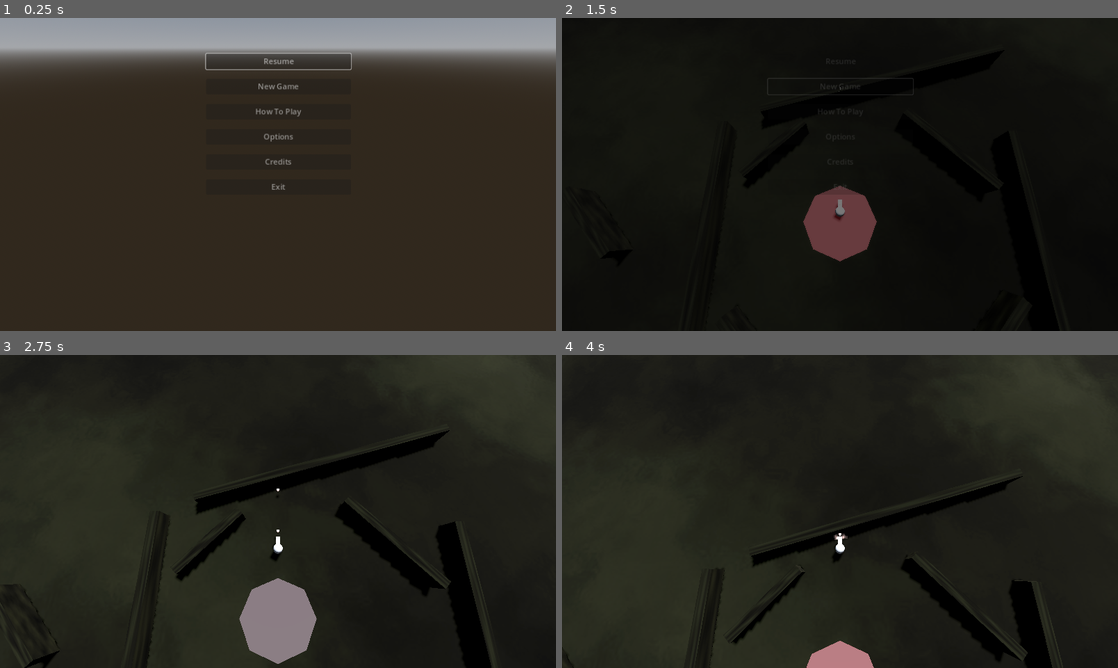
Above: before the commit, frames 1-4 (two rows, left to right).
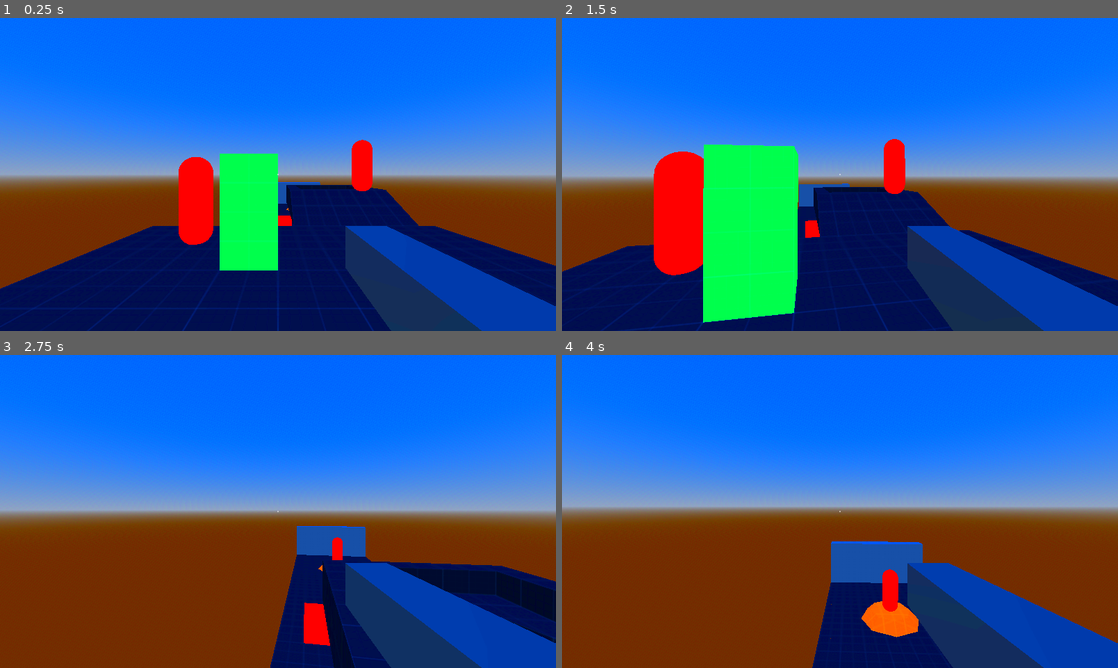
Above: after the commit, the same moments.

Repository: Wiggan/GodotTemplate
Game: Godot game, scene res://game/game.tscn
Same seed, same stepped clock (60 frames per second), same inputs: the game is played once before the commit and once after it. Before the commit the project starts from res://test/menu.tscn.
Inputs (mouse positions are in pixels of both pictures, inside the frame that each line leads up to):
- Up to frame 1 (0.25 s): no input
- Up to frame 2 (1.5 s): click (840, 86) at 0.5 s, where only the run before the commit has a clickable "New Game"; tap Enter at 1.25 s; move the mouse to (867, 174) at 1.27 s; press the mouse at (867, 174) at 1.28 s; hold W (forward) from 1.28 s (still down)
- Up to frame 3 (2.75 s): keep holding W (forward); tap Space (jump) at 1.52, 1.55, 1.82, 2.1, 2.27, 2.57 s; move the mouse to (250, 511) at 2.02 s; release the mouse at (250, 511) at 2.03 s; click (250, 511) at 2.3 s
- Up to frame 4 (4 s): keep holding W (forward); move the mouse to (851, 505) at 2.77 s; press the mouse at (851, 505) at 2.78 s; tap Space (jump) at 3.05, 3.77 s; move the mouse to (834, 517) at 3.52 s; release the mouse at (834, 517) at 3.53 s; click (834, 517) at 3.6 s

The runs differ from the first frame. In frame 1, 100% of the frame differs, in the area x 0-100%, y 0-100%; in frame 2, 100%; in frame 3, 100%; in frame 4, 100%.

Commit message:
fps template

Diff:
--- a/boilerplate/env.tscn
+++ b/boilerplate/env.tscn
@@ -14,6 +14,7 @@
 glow_enabled = true
 glow_blend_mode = 0
 adjustment_enabled = true
+adjustment_saturation = 8.0
 
 [node name="env" type="WorldEnvironment"]
 environment = SubResource("Environment_dbm4d")
--- a/boilerplate/menu/menu.gd
+++ b/boilerplate/menu/menu.gd
@@ -24,7 +24,7 @@
 
 
 func _on_start_pressed():
-	Transition.fade_and_call(Transition.load_level.bind("res://test/test_scene.tscn"))
+	Transition.fade_and_call(Transition.load_level.bind("res://game/game.tscn"))
 
 func _on_how_to_play_pressed():
 	options.visible = false
--- /dev/null
+++ b/boilerplate/pool/instance_pool.gd
@@ -0,0 +1,15 @@
+extends Node3D
+
+
+func add(instance):
+	add_child(instance)
+
+
+func empty(blocked = false):
+	print(get_child_count())
+	for instance in get_children():
+		if blocked:
+			instance.queue_free()
+		else:
+			SmartQueuefree.add(instance)
+	print(get_child_count())
--- /dev/null
+++ b/boilerplate/pool/instance_pool.tscn
@@ -0,0 +1,6 @@
+[gd_scene load_steps=2 format=3 uid="uid://c0elal4eib7yl"]
+
+[ext_resource type="Script" path="res://boilerplate/pool/instance_pool.gd" id="1_2m3uq"]
+
+[node name="InstancePool" type="Node3D"]
+script = ExtResource("1_2m3uq")
--- /dev/null
+++ b/boilerplate/pool/smart_queuefree.gd
@@ -0,0 +1,16 @@
+extends Node
+
+const BATCH_SIZE = 10
+
+var instancesToFree = []
+
+# Called when the node enters the scene tree for the first time.
+func add(instance):
+	instancesToFree.append(instance)
+
+func _process(_delta):
+	var instancesProcessed = 0
+	while instancesProcessed < BATCH_SIZE and instancesToFree.size() > 0:
+		var instance = instancesToFree.pop_back()
+		instance.queue_free()
+		instancesProcessed += 1
--- a/boilerplate/transition/transition.tscn
+++ b/boilerplate/transition/transition.tscn
@@ -134,6 +134,22 @@
 "show": SubResource("Animation_0rrxs")
 }
 
+[sub_resource type="Animation" id="Animation_pxjuv"]
+resource_name = "FadeIn"
+length = 0.6
+tracks/0/type = "value"
+tracks/0/imported = false
+tracks/0/enabled = true
+tracks/0/path = NodePath(".:color")
+tracks/0/interp = 1
+tracks/0/loop_wrap = true
+tracks/0/keys = {
+"times": PackedFloat32Array(0, 0.6),
+"transitions": PackedFloat32Array(1, 1),
+"update": 0,
+"values": [Color(0, 0, 0, 1), Color(0, 0, 0, 0)]
+}
+
 [sub_resource type="Animation" id="Animation_ejo2s"]
 resource_name = "FadeToBlackAndCall"
 length = 0.6
@@ -177,22 +193,6 @@
 "transitions": PackedFloat32Array(1),
 "update": 0,
 "values": [Color(0, 0, 0, 0)]
-}
-
-[sub_resource type="Animation" id="Animation_pxjuv"]
-resource_name = "FadeIn"
-length = 0.6
-tracks/0/type = "value"
-tracks/0/imported = false
-tracks/0/enabled = true
-tracks/0/path = NodePath(".:color")
-tracks/0/interp = 1
-tracks/0/loop_wrap = true
-tracks/0/keys = {
-"times": PackedFloat32Array(0, 0.6),
-"transitions": PackedFloat32Array(1, 1),
-"update": 0,
-"values": [Color(0, 0, 0, 1), Color(0, 0, 0, 0)]
 }
 
 [sub_resource type="AnimationLibrary" id="AnimationLibrary_celv4"]
--- /dev/null
+++ b/entities/enemies/enemy.gd
@@ -0,0 +1,17 @@
+extends CharacterBody3D
+
+@export var hp = 3
+@export var max_hp = 3
+
+# Get the gravity from the project settings to be synced with RigidBody nodes.
+var gravity = ProjectSettings.get_setting("physics/3d/default_gravity")
+
+func _physics_process(delta):
+	# Add the gravity.
+	if not is_on_floor():
+		velocity.y -= gravity * delta
+
+func take_damage(damage):
+	hp -= damage
+	if hp <= 0:
+		queue_free()
--- /dev/null
+++ b/entities/enemies/enemy.tscn
@@ -0,0 +1,16 @@
+[gd_scene load_steps=4 format=3 uid="uid://c64j332q4wi5"]
+
+[ext_resource type="PackedScene" uid="uid://docg602yrhnif" path="res://entities/enemies/model.tscn" id="1_o2on4"]
+[ext_resource type="Script" path="res://entities/enemies/enemy.gd" id="1_x46ku"]
+
+[sub_resource type="CapsuleShape3D" id="CapsuleShape3D_lu2bk"]
+radius = 0.4
+
+[node name="Enemy" type="CharacterBody3D" groups=["Enemy"]]
+collision_layer = 256
+script = ExtResource("1_x46ku")
+
+[node name="Model" parent="." instance=ExtResource("1_o2on4")]
+
+[node name="CollisionBox" type="CollisionShape3D" parent="."]
+shape = SubResource("CapsuleShape3D_lu2bk")
--- /dev/null
+++ b/entities/enemies/model.tscn
@@ -0,0 +1,14 @@
+[gd_scene load_steps=3 format=3 uid="uid://docg602yrhnif"]
+
+[sub_resource type="StandardMaterial3D" id="StandardMaterial3D_ereaq"]
+albedo_color = Color(1, 0, 0, 1)
+
+[sub_resource type="CapsuleMesh" id="CapsuleMesh_hql1i"]
+material = SubResource("StandardMaterial3D_ereaq")
+radius = 0.4
+height = 2.15
+
+[node name="Model" type="Node3D"]
+
+[node name="MeshInstance3D" type="MeshInstance3D" parent="."]
+mesh = SubResource("CapsuleMesh_hql1i")
--- /dev/null
+++ b/entities/environment/bloc/darkgrid.tres
@@ -0,0 +1,8 @@
+[gd_resource type="StandardMaterial3D" load_steps=2 format=3 uid="uid://dax20kb1ggef2"]
+
+[ext_resource type="Texture2D" uid="uid://rsqr1uvndlt0" path="res://entities/environment/bloc/PNG/darktexture.png" id="1_ngu0f"]
+
+[resource]
+albedo_texture = ExtResource("1_ngu0f")
+uv1_triplanar = true
+uv1_world_triplanar = true
--- /dev/null
+++ b/entities/environment/bloc/greengrid.tres
@@ -0,0 +1,8 @@
+[gd_resource type="StandardMaterial3D" load_steps=2 format=3 uid="uid://da8qytpwqqpox"]
+
+[ext_resource type="Texture2D" uid="uid://bondv7gnk0wbs" path="res://entities/environment/bloc/PNG/greentexture.png" id="1_bb734"]
+
+[resource]
+albedo_texture = ExtResource("1_bb734")
+uv1_triplanar = true
+uv1_world_triplanar = true
--- /dev/null
+++ b/entities/environment/bloc/orangegrid.tres
@@ -0,0 +1,8 @@
+[gd_resource type="StandardMaterial3D" load_steps=2 format=3 uid="uid://ck604ixkx27my"]
+
+[ext_resource type="Texture2D" uid="uid://cg8g7aedrvk71" path="res://entities/environment/bloc/PNG/orangetexture.png" id="1_7b14b"]
+
+[resource]
+albedo_texture = ExtResource("1_7b14b")
+uv1_triplanar = true
+uv1_world_triplanar = true
--- /dev/null
+++ b/entities/environment/bloc/purplegrid.tres
@@ -0,0 +1,8 @@
+[gd_resource type="StandardMaterial3D" load_steps=2 format=3 uid="uid://c3gmeye8fx5v4"]
+
+[ext_resource type="Texture2D" uid="uid://bc8snhxw6clxx" path="res://entities/environment/bloc/PNG/purpletexture.png" id="1_lxm2y"]
+
+[resource]
+albedo_texture = ExtResource("1_lxm2y")
+uv1_triplanar = true
+uv1_world_triplanar = true
--- /dev/null
+++ b/entities/environment/bloc/redgrid.tres
@@ -0,0 +1,8 @@
+[gd_resource type="StandardMaterial3D" load_steps=2 format=3 uid="uid://w7f8t7tyyjac"]
+
+[ext_resource type="Texture2D" uid="uid://cq6lcdjcao7wv" path="res://entities/environment/bloc/PNG/redtexture.png" id="1_mvxji"]
+
+[resource]
+albedo_texture = ExtResource("1_mvxji")
+uv1_triplanar = true
+uv1_world_triplanar = true
--- /dev/null
+++ b/entities/environment/bloc/whitegrid.tres
@@ -0,0 +1,8 @@
+[gd_resource type="StandardMaterial3D" load_steps=2 format=3 uid="uid://x7p65y0r3y5c"]
+
+[ext_resource type="Texture2D" uid="uid://dv33n1uhfbul0" path="res://entities/environment/bloc/PNG/whitetexture.png" id="1_bnhji"]
+
+[resource]
+albedo_texture = ExtResource("1_bnhji")
+uv1_triplanar = true
+uv1_world_triplanar = true
--- /dev/null
+++ b/entities/player/Model.tscn
@@ -0,0 +1,8 @@
+[gd_scene load_steps=2 format=3 uid="uid://buamu3t78ny1i"]
+
+[sub_resource type="CapsuleMesh" id="CapsuleMesh_4o242"]
+
+[node name="Model" type="Node3D"]
+
+[node name="MeshInstance3D" type="MeshInstance3D" parent="."]
+mesh = SubResource("CapsuleMesh_4o242")
--- /dev/null
+++ b/entities/player/Player.gd
@@ -0,0 +1,56 @@
+extends CharacterBody3D
+
+const HALF_PI = PI/2
+
+@export_category("Camera")
+@export_range(1, 10, 0.1) var mouse_sensitivity: float = 5
+@export_range(0, 90, 0.1) var max_vertical_rotation: float = 70
+
+@export_category("Movement")
+@export var speed: float = 5.0
+@export var jump_velocity: float = 4.5
+
+@onready var gun = $Head/Gun
+@onready var camera = $Head/Camera
+@onready var hitscan_container = $Head/Camera/HitscanContainer
+
+# Get the gravity from the project settings to be synced with RigidBody nodes.
+var gravity = ProjectSettings.get_setting("physics/3d/default_gravity")
+
+func _ready():
+	gun.use(hitscan_container)
+
+
+func _input(event):
+	if event is InputEventMouseMotion:
+		move_camera(event)
+
+func move_camera(event: InputEventMouseMotion):
+	rotate_y(-event.relative.x * mouse_sensitivity * 0.0005)
+	$Head.rotate_x(-event.relative.y * mouse_sensitivity * 0.0005)
+	var angle = deg_to_rad(max_vertical_rotation)
+	$Head.rotation.x = clamp($Head.rotation.x, -angle, angle)
+
+
+func _physics_process(delta):
+
+	# Add the gravity.
+	if not is_on_floor():
+		velocity.y -= gravity * delta
+
+	# Handle Jump.
+	if Input.is_action_just_pressed("jump") and is_on_floor():
+		velocity.y = jump_velocity
+
+	# Get the input direction and handle the movement/deceleration.
+	# As good practice, you should replace UI actions with custom gameplay actions.
+	var input_dir = Input.get_vector("left", "right", "forward", "backward")
+	var direction = (transform.basis * Vector3(input_dir.x, 0, input_dir.y)).normalized()
+	if direction:
+		velocity.x = direction.x * speed
+		velocity.z = direction.z * speed
+	else:
+		velocity.x = move_toward(velocity.x, 0, speed)
+		velocity.z = move_toward(velocity.z, 0, speed)
+
+	move_and_slide()
--- /dev/null
+++ b/entities/player/Player.tscn
@@ -0,0 +1,47 @@
+[gd_scene load_steps=6 format=3 uid="uid://dbsc3ev5311sd"]
+
+[ext_resource type="Script" path="res://entities/player/Player.gd" id="1_vm81p"]
+[ext_resource type="PackedScene" uid="uid://buamu3t78ny1i" path="res://entities/player/Model.tscn" id="2_hv4r7"]
+[ext_resource type="Texture2D" uid="uid://bio2oju861sck" path="res://entities/player/crosshair.png" id="3_irxlt"]
+[ext_resource type="PackedScene" uid="uid://cb1btftfp004f" path="res://entities/weapons/gun.tscn" id="4_ymvi3"]
+
+[sub_resource type="CapsuleShape3D" id="CapsuleShape3D_5royd"]
+
+[node name="Player" type="CharacterBody3D"]
+collision_layer = 2
+floor_max_angle = 1.0472
+script = ExtResource("1_vm81p")
+
+[node name="CollisionBox" type="CollisionShape3D" parent="."]
+shape = SubResource("CapsuleShape3D_5royd")
+
+[node name="Model" parent="." instance=ExtResource("2_hv4r7")]
+
+[node name="Head" type="Node3D" parent="."]
+transform = Transform3D(1, 0, 0, 0, 1, 0, 0, 0, 1, 0, 0.643344, 0)
+
+[node name="Camera" type="Camera3D" parent="Head"]
+current = true
+
+[node name="Control" type="TextureRect" parent="Head/Camera"]
+modulate = Color(1, 1, 1, 0.494118)
+anchors_preset = 8
+anchor_left = 0.5
+anchor_top = 0.5
+anchor_right = 0.5
+anchor_bottom = 0.5
+offset_left = -2.0
+offset_top = -2.0
+offset_right = 2.0
+offset_bottom = 2.0
+grow_horizontal = 2
+grow_vertical = 2
+size_flags_vertical = 4
+texture = ExtResource("3_irxlt")
+expand_mode = 1
+
+[node name="HitscanContainer" type="Node3D" parent="Head/Camera"]
+visible = false
+
+[node name="Gun" parent="Head" instance=ExtResource("4_ymvi3")]
+transform = Transform3D(1, 0, 0, 0, 1, 0, 0, 0, 1, 0.425016, -0.348989, -0.281691)
--- /dev/null
+++ b/entities/weapons/bullet_decal.gd
@@ -0,0 +1,6 @@
+extends Node3D
+
+
+func _on_timer_timeout():
+	print('queue')
+	SmartQueuefree.add(self)
--- /dev/null
+++ b/entities/weapons/bullet_decal.tscn
@@ -0,0 +1,28 @@
+[gd_scene load_steps=5 format=3 uid="uid://l5nhyptp4qqj"]
+
+[ext_resource type="Script" path="res://entities/weapons/bullet_decal.gd" id="1_ihvit"]
+[ext_resource type="Texture2D" uid="uid://08jtp2kls0tg" path="res://entities/weapons/bullethole.png" id="1_n7wdq"]
+
+[sub_resource type="StandardMaterial3D" id="StandardMaterial3D_07vuw"]
+transparency = 1
+albedo_color = Color(0.254902, 0.254902, 0.254902, 1)
+albedo_texture = ExtResource("1_n7wdq")
+
+[sub_resource type="QuadMesh" id="QuadMesh_fj7s5"]
+material = SubResource("StandardMaterial3D_07vuw")
+size = Vector2(0.1, 0.1)
+
+[node name="BulletDecal" type="Node3D"]
+script = ExtResource("1_ihvit")
+
+[node name="MeshInstance" type="MeshInstance3D" parent="."]
+transform = Transform3D(-1, 0, -8.74228e-08, 0, 1, 0, 8.74228e-08, 0, -1, 0, 0, -0.02)
+cast_shadow = 0
+mesh = SubResource("QuadMesh_fj7s5")
+
+[node name="Timer" type="Timer" parent="."]
+wait_time = 3.0
+one_shot = true
+autostart = true
+
+[connection signal="timeout" from="Timer" to="." method="_on_timer_timeout"]
--- /dev/null
+++ b/entities/weapons/gun.gd
@@ -0,0 +1,39 @@
+extends Node3D
+
+@export var spread = 4
+
+@onready var hitscan: RayCast3D = $Hitscan
+@onready var bullet_decal = preload("res://entities/weapons/bullet_decal.tscn")
+
+# Called when the node enters the scene tree for the first time.
+func _ready():
+	randomize()
+
+# when this function is called, align the hitscan to the camera
+func use(hitscan_container: Node3D):
+	hitscan.reparent(hitscan_container, false)
+
+# Called every frame. 'delta' is the elapsed time since the previous frame.
+func _process(_delta):
+	if Input.is_action_just_pressed("shoot"):
+		process_shoot()
+
+
+func process_shoot():
+	hitscan.target_position.x = randf_range(spread, -spread)
+	hitscan.target_position.y = randf_range(spread, -spread)
+	if not hitscan.is_colliding():
+		return
+	var collider = hitscan.get_collider()
+	impact_hole()
+	if collider.is_in_group("Enemy"):
+		collider.take_damage(1)
+
+func impact_hole():
+	var bd = bullet_decal.instantiate()
+	hitscan.get_collider().add_child(bd)
+	bd.global_transform.origin = hitscan.get_collision_point()
+	if abs(hitscan.get_collision_normal()) == Vector3.UP:
+		bd.rotate_x(PI/2 * hitscan.get_collision_normal().y)
+	else:
+		bd.look_at(hitscan.get_collision_point() + hitscan.get_collision_normal(), Vector3.UP)
--- /dev/null
+++ b/entities/weapons/gun.tscn
@@ -0,0 +1,13 @@
+[gd_scene load_steps=3 format=3 uid="uid://cb1btftfp004f"]
+
+[ext_resource type="Script" path="res://entities/weapons/gun.gd" id="1_87tef"]
+[ext_resource type="PackedScene" uid="uid://cysb8s8xt0fpe" path="res://entities/weapons/model.tscn" id="1_pwaoi"]
+
+[node name="Gun" type="Node3D"]
+script = ExtResource("1_87tef")
+
+[node name="Model" parent="." instance=ExtResource("1_pwaoi")]
+
+[node name="Hitscan" type="RayCast3D" parent="."]
+target_position = Vector3(0, 0, -100)
+collision_mask = 257
--- /dev/null
+++ b/entities/weapons/model.tscn
@@ -0,0 +1,7 @@
+[gd_scene format=3 uid="uid://cysb8s8xt0fpe"]
+
+[node name="Model" type="Node3D"]
+
+[node name="CSGBox3D" type="CSGBox3D" parent="."]
+transform = Transform3D(-8.74228e-09, 0, -0.2, 0, 0.2, 0, 0.2, 0, -8.74228e-09, 0, 0, -0.299282)
+size = Vector3(4, 1, 1)
--- /dev/null
+++ b/game/game.gd
@@ -0,0 +1,12 @@
+extends Node3D
+
+
+# Called when the node enters the scene tree for the first time.
+func _ready():
+	GameManager.game_state = {
+		"Time": 0
+	}
+
+
+func _on_game_timer_timeout():
+	GameManager.game_state["Time"] += 1
--- /dev/null
+++ b/game/game.tscn
@@ -0,0 +1,113 @@
+[gd_scene load_steps=10 format=3 uid="uid://dkrqg3e16y72"]
+
+[ext_resource type="Script" path="res://game/game.gd" id="1_psysj"]
+[ext_resource type="Material" uid="uid://dax20kb1ggef2" path="res://entities/environment/bloc/darkgrid.tres" id="2_rkqm4"]
+[ext_resource type="Material" uid="uid://x7p65y0r3y5c" path="res://entities/environment/bloc/whitegrid.tres" id="3_grj26"]
+[ext_resource type="Material" uid="uid://c3gmeye8fx5v4" path="res://entities/environment/bloc/purplegrid.tres" id="4_upeqp"]
+[ext_resource type="Material" uid="uid://da8qytpwqqpox" path="res://entities/environment/bloc/greengrid.tres" id="5_polqk"]
+[ext_resource type="Material" uid="uid://ck604ixkx27my" path="res://entities/environment/bloc/orangegrid.tres" id="6_mby3y"]
+[ext_resource type="Material" uid="uid://w7f8t7tyyjac" path="res://entities/environment/bloc/redgrid.tres" id="7_m6rll"]
+[ext_resource type="PackedScene" uid="uid://dbsc3ev5311sd" path="res://entities/player/Player.tscn" id="8_cvkkt"]
+[ext_resource type="PackedScene" uid="uid://c64j332q4wi5" path="res://entities/enemies/enemy.tscn" id="9_g4muq"]
+
+[node name="Main" type="Node3D"]
+script = ExtResource("1_psysj")
+
+[node name="GameTimer" type="Timer" parent="."]
+
+[node name="TrainingGround" type="CSGCombiner3D" parent="."]
+transform = Transform3D(-2.18557e-07, 0, 1, 0, 1, 0, -1, 0, -2.18557e-07, 0, 0, 0)
+gi_mode = 2
+use_collision = true
+
+[node name="Floor" type="CSGBox3D" parent="TrainingGround"]
+transform = Transform3D(1, 0, 0, 0, 1, 0, 0, 0, 1, -1.5, 0, -2)
+use_collision = true
+collision_mask = 0
+size = Vector3(9, 1, 10)
+material = ExtResource("2_rkqm4")
+
+[node name="Wall" type="CSGBox3D" parent="TrainingGround"]
+transform = Transform3D(1, 0, 0, 0, 1, 0, 0, 0, 1, -3, 1.5, -6.5)
+size = Vector3(5, 2, 1)
+material = ExtResource("3_grj26")
+
+[node name="Box1" type="CSGBox3D" parent="TrainingGround"]
+transform = Transform3D(1, 0, 0, 0, 1, 0, 0, 0, 1, 1.5, 1, -3.5)
+size = Vector3(1, 1, 2)
+material = ExtResource("4_upeqp")
+
+[node name="Box2" type="CSGBox3D" parent="TrainingGround"]
+transform = Transform3D(1, 0, 0, 0, 1, 0, 0, 0, 1, -0.500001, 1.5, 0.5)
+size = Vector3(1, 2, 1)
+material = ExtResource("5_polqk")
+
+[node name="Box3" type="CSGBox3D" parent="TrainingGround"]
+transform = Transform3D(1, 0, 0, 0, 1, 0, 0, 0, 1, -3.5, 1, 7)
+size = Vector3(4, 1, 4)
+material = ExtResource("2_rkqm4")
+
+[node name="Box3" type="CSGBox3D" parent="TrainingGround/Box3"]
+transform = Transform3D(1, 0, 0, 0, 1, 0, 0, 0, 1, 9.53674e-07, 0.5, 0)
+operation = 2
+size = Vector3(3, 1, 3)
+material = ExtResource("2_rkqm4")
+
+[node name="CSGCylinder3D" type="CSGCylinder3D" parent="TrainingGround/Box3/Box3"]
+transform = Transform3D(-4.37114e-08, 0, 1, 0, 1, 0, -1, 0, -4.37114e-08, -2.14577e-06, -1, 0)
+radius = 1.0
+material = ExtResource("2_rkqm4")
+
+[node name="Ramp" type="CSGPolygon3D" parent="TrainingGround"]
+transform = Transform3D(-4.37114e-08, 0, 1, 0, 1, 0, -1, 0, -4.37114e-08, -1.5, 0.5, 6)
+polygon = PackedVector2Array(1, 0, 1, 1, 1, 1, 3, 0)
+depth = 4.0
+material = ExtResource("2_rkqm4")
+
+[node name="Floor2" type="CSGBox3D" parent="TrainingGround"]
+transform = Transform3D(1, 0, 0, 0, 1, 0, 0, 0, 1, -3.5, -2.5, 15)
+size = Vector3(7, 1, 23)
+material = ExtResource("2_rkqm4")
+
+[node name="CSGPolygon3D" type="CSGPolygon3D" parent="TrainingGround"]
+transform = Transform3D(1, 0, 0, 0, 1, 0, 0, 0, 1, -3.5, -2, 20.5)
+polygon = PackedVector2Array(0, 0, 0, 0.5, 1, 0.5, 1.5, 0)
+mode = 1
+spin_degrees = 360.0
+spin_sides = 8
+material = ExtResource("6_mby3y")
+
+[node name="CSGBox3D" type="CSGBox3D" parent="TrainingGround"]
+transform = Transform3D(1, 0, 0, 0, 1, 0, 0, 0, 1, -1.5, -1.5, 11.5)
+material = ExtResource("7_m6rll")
+
+[node name="CSGBox3D2" type="CSGBox3D" parent="TrainingGround"]
+transform = Transform3D(1, 0, 0, 0, 1, 0, 0, 0, 1, -6, -1.5, 15.5)
+material = ExtResource("7_m6rll")
+
+[node name="CSGBox3D3" type="CSGBox3D" parent="TrainingGround"]
+transform = Transform3D(1, 0, 0, 0, 1, 0, 0, 0, 1, -3.50001, -0.5, 26)
+size = Vector3(7, 3, 1)
+material = ExtResource("3_grj26")
+
+[node name="Player" parent="." instance=ExtResource("8_cvkkt")]
+transform = Transform3D(-4.37114e-08, 0, -1, 0, 1, 0, 1, 0, -4.37114e-08, -3.5, 1.49124, 1)
+
+[node name="Enemy" parent="." instance=ExtResource("9_g4muq")]
+transform = Transform3D(1, 0, 0, 0, 1, 0, 0, 0, 1, 1.5, 1.5, -1)
+
+[node name="Enemy3" parent="." instance=ExtResource("9_g4muq")]
+transform = Transform3D(1, 0, 0, 0, 1, 0, 0, 0, 1, 5, 2.5, 4.5)
+
+[node name="Enemy4" parent="." instance=ExtResource("9_g4muq")]
+transform = Transform3D(1, 0, 0, 0, 1, 0, 0, 0, 1, 13, -1, 4.5)
+
+[node name="Enemy5" parent="." instance=ExtResource("9_g4muq")]
+transform = Transform3D(1, 0, 0, 0, 1, 0, 0, 0, 1, 20.5, -0.5, 3.5)
+hp = 5
+max_hp = 5
+
+[node name="Enemy2" parent="." instance=ExtResource("9_g4muq")]
+transform = Transform3D(1, 0, 0, 0, 1, 0, 0, 0, 1, -4, 2.5, -1.5)
+
+[connection signal="timeout" from="GameTimer" to="." method="_on_game_timer_timeout"]
--- a/project.godot
+++ b/project.godot
@@ -11,7 +11,7 @@
 [application]
 
 config/name="Template"
-run/main_scene="res://test/menu.tscn"
+run/main_scene="res://game/game.tscn"
 config/features=PackedStringArray("4.1", "Forward Plus")
 config/icon="res://icon.svg"
 
@@ -28,6 +28,8 @@
 Cursor="*res://boilerplate/cursor/cursor.tscn"
 AudioManager="*res://boilerplate/audio/audio_manager.tscn"
 ShaderCacher="*res://boilerplate/particle_stuff/shader_cacher.gd"
+SmartQueuefree="*res://boilerplate/pool/smart_queuefree.gd"
+InstancePool="*res://boilerplate/pool/instance_pool.tscn"
 
 [display]
 
@@ -134,6 +136,23 @@
 , Object(InputEventJoypadButton,"resource_local_to_scene":false,"resource_name":"","device":-1,"button_index":9,"pressure":0.0,"pressed":true,"script":null)
 ]
 }
+up={
+"deadzone": 0.5,
+"events": [Object(InputEventKey,"resource_local_to_scene":false,"resource_name":"","device":-1,"window_id":0,"alt_pressed":false,"shift_pressed":false,"ctrl_pressed":false,"meta_pressed":false,"pressed":false,"keycode":0,"physical_keycode":4194320,"key_label":0,"unicode":0,"echo":false,"script":null)
+]
+}
+down={
+"deadzone": 0.5,
+"events": [Object(InputEventKey,"resource_local_to_scene":false,"resource_name":"","device":-1,"window_id":0,"alt_pressed":false,"shift_pressed":false,"ctrl_pressed":false,"meta_pressed":false,"pressed":false,"keycode":0,"physical_keycode":4194322,"key_label":0,"unicode":0,"echo":false,"script":null)
+]
+}
+
+[layer_names]
+
+3d_physics/layer_1="Terrain"
+3d_physics/layer_2="Player"
+3d_physics/layer_3="Bullet"
+3d_physics/layer_9="Enemy"
 
 [rendering]
 
Binary file added: entities/environment/bloc/PNG/darktexture.png
Not shown, added: entities/environment/bloc/PNG/darktexture.png.import
Binary file added: entities/environment/bloc/PNG/greentexture.png
Not shown, added: entities/environment/bloc/PNG/greentexture.png.import
Binary file added: entities/environment/bloc/PNG/orangetexture.png
Not shown, added: entities/environment/bloc/PNG/orangetexture.png.import
Binary file added: entities/environment/bloc/PNG/purpletexture.png
Not shown, added: entities/environment/bloc/PNG/purpletexture.png.import
Binary file added: entities/environment/bloc/PNG/redtexture.png
Not shown, added: entities/environment/bloc/PNG/redtexture.png.import
Binary file added: entities/environment/bloc/PNG/whitetexture.png
Not shown, added: entities/environment/bloc/PNG/whitetexture.png.import
(and 7 more such lines)
